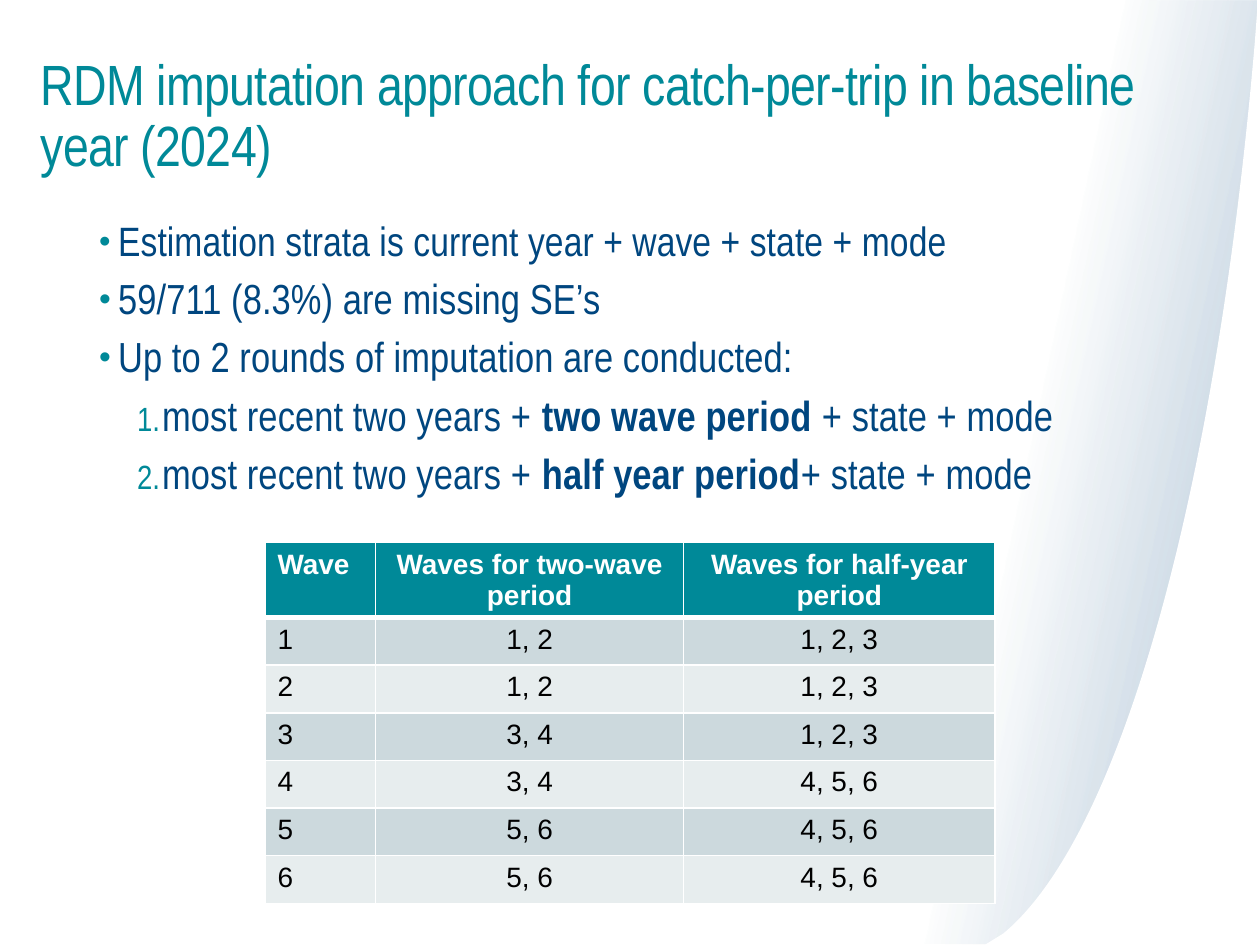
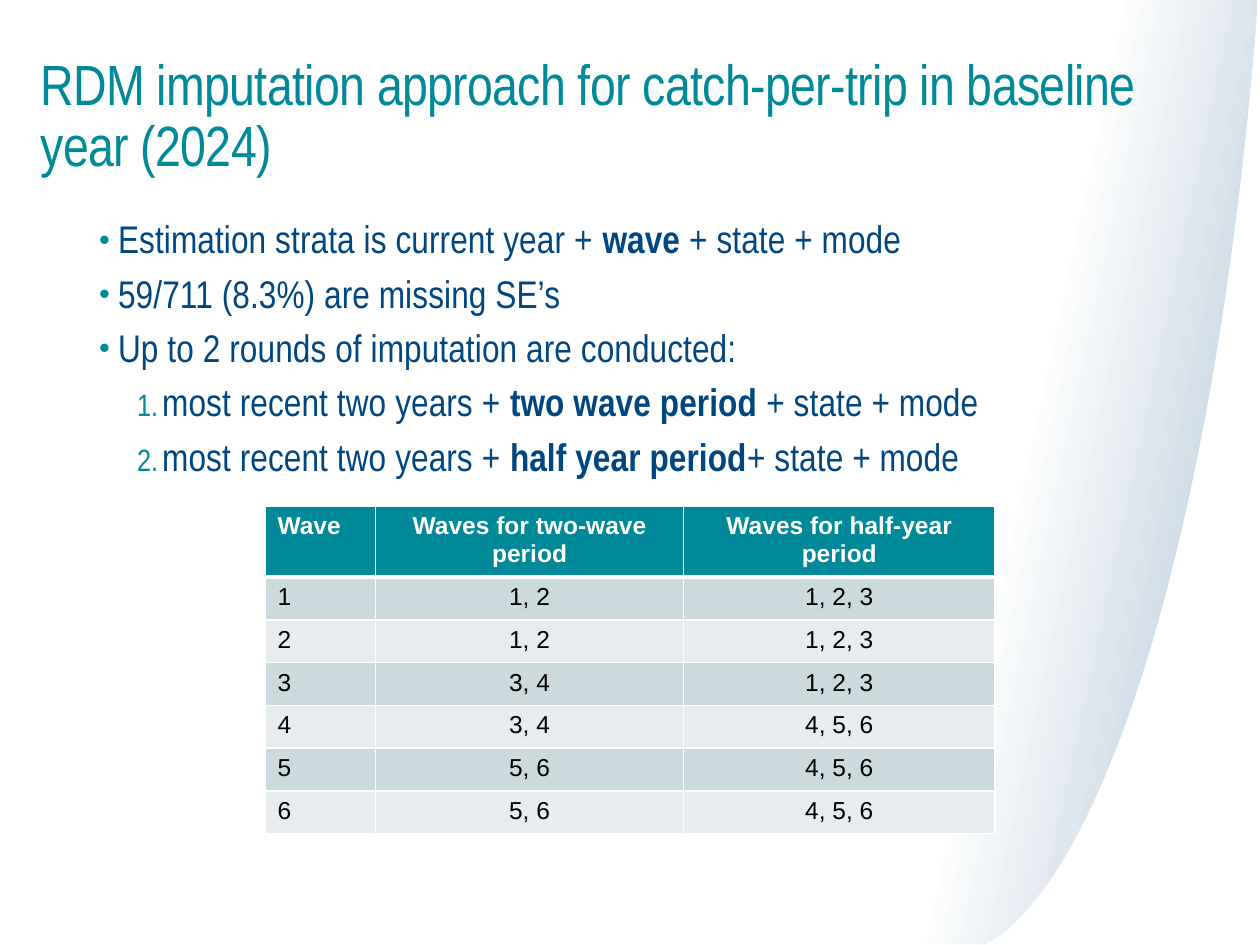
Before and after one commit to mle2718/flukeRDM, a slide deck: slide 11 of docs/TC meeting 6-20-25 Lou.pptx. Drawn at 1260x945 pixels with LibreOffice and Linux fonts; fonts in the diff are those of the drawing. Boxes give left, top, right and bottom in pixels: in the first picture for what was removed or moved away, otherwise in the second. Text is boxed around its words. In the diff, an @@ line names an element or a change of style, - is before the commit and + after.

```diff
--- a/docs/TC meeting 6-20-25 Lou.pptx
+++ b/docs/TC meeting 6-20-25 Lou.pptx
@@ text "Estimation strata is current year ..." at (x1=118, y1=225, x2=978, y2=479): size 23.4 to 22 pt in "Estimation strata is current year + wave ..."; bold on in "wave"; size 24 to 22 pt in "59/711 (8.3%) are missing SE’s", "Up to 2 rounds of imputation are ...", "most recent two years + two wave ...", "most recent two years + half year ..." @@
@@ table at (x1=265, y1=507, x2=995, y2=834) @@
@@ size 16 to 14 pt @@
@@ table resized from (x1=265, y1=543, x2=995, y2=908) to (x1=265, y1=507, x2=995, y2=834) @@
```
Also in this commit, not shown: 9 other slides changed, 8 slides added.
